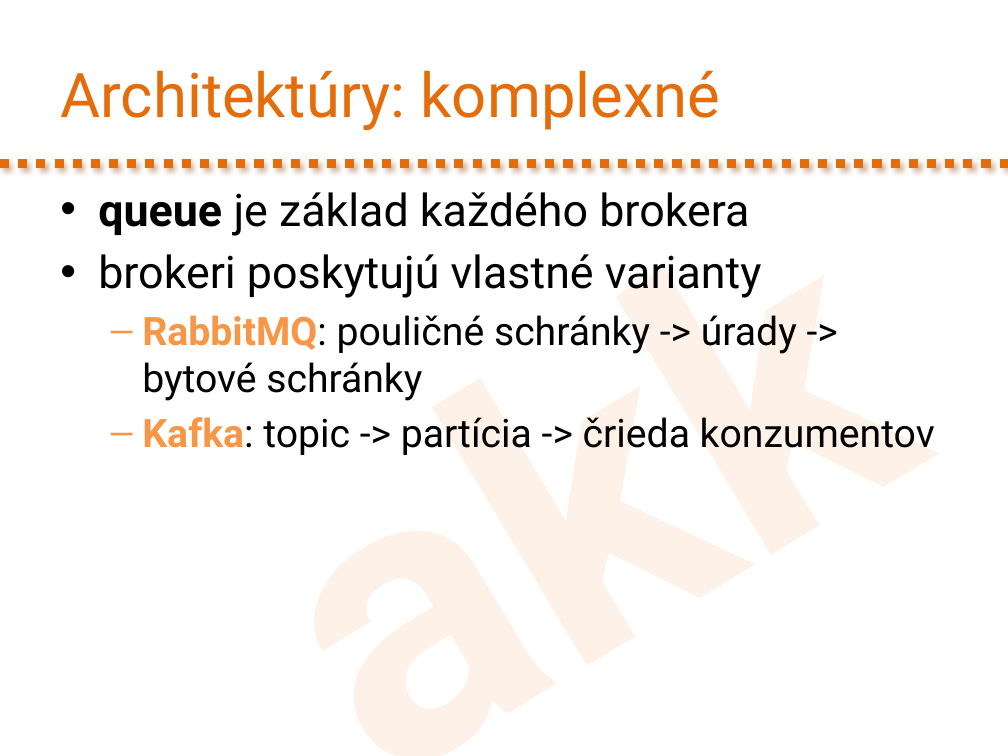
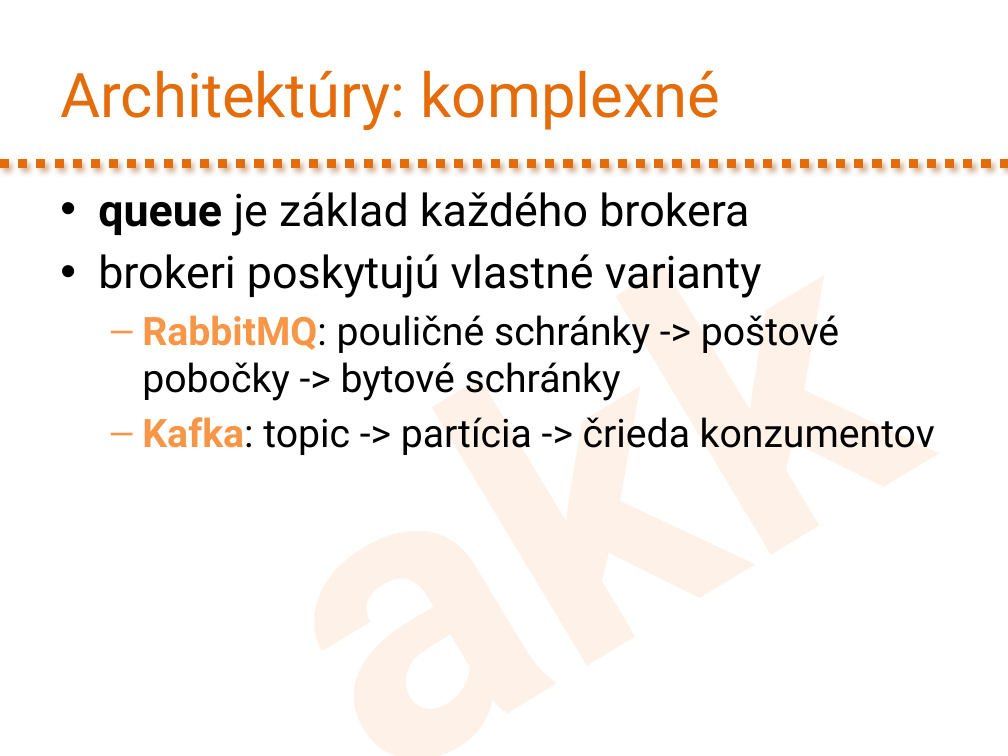
Before and after one commit to novotnyr/kopr-portal, a slide deck: slide 14 of content/message-brokers/kopr-message-brokers.pptx (slide 13 before the commit). Drawn at 1008x756 pixels with LibreOffice and Linux fonts; fonts in the diff are those of the drawing. Boxes give left, top, right and bottom in pixels: in the first picture for what was removed or moved away, otherwise in the second. Text is boxed around its words. In the diff, an @@ line names an element or a change of style, - is before the commit and + after.

```diff
--- a/content/message-brokers/kopr-message-brokers.pptx
+++ b/content/message-brokers/kopr-message-brokers.pptx
@@ text at (142,315,839,401): text changed @@
-  – RabbitMQ: pouličné schránky -> úrady -> bytové schránky
+  – RabbitMQ: pouličné schránky -> poštové pobočky -> bytové schránky
```
Also in this commit, not shown: 2 other slides changed, 1 slide added.
